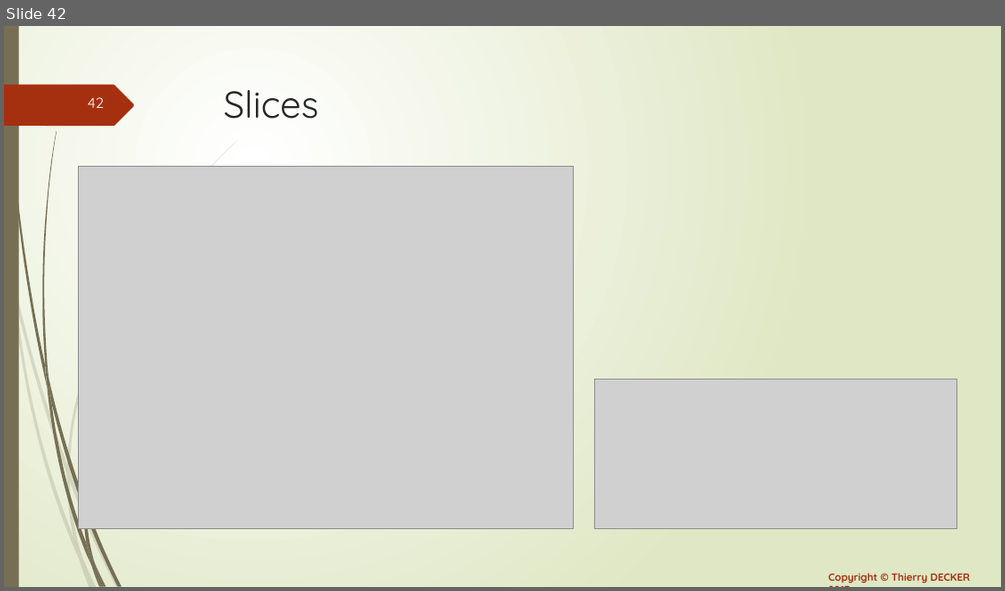
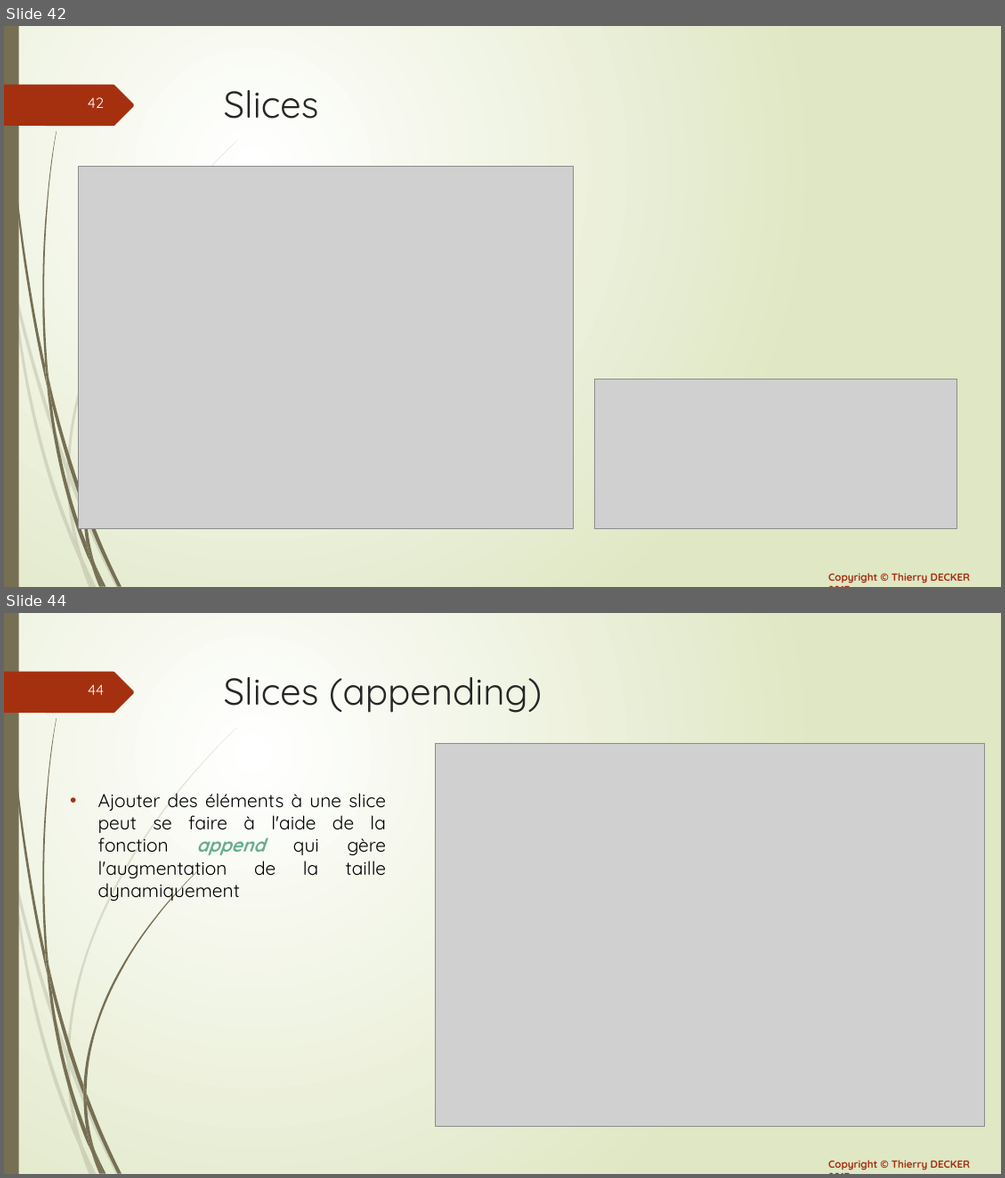
Before and after one commit to thierrydecker/learning-go, a slide deck: documentations/learning-go.pptx. Shown one above the other, each under a label of ours: slide 42 before the commit, slides 42 and 44 after it; the slides between them are not shown. The pictures are 1005x591 and 1005x1178 pixels, drawn with LibreOffice and Linux fonts; fonts in the diff are those of the drawing; grey boxes stand for pictures. Boxes give left, top, right and bottom in pixels: in the first picture for what was removed or moved away, otherwise in the second. Text is boxed around its words. In the diff, an @@ line names an element or a change of style, - is before the commit and + after.

Commit message:
Added slices-append

```diff
--- a/documentations/learning-go.pptx
+++ b/documentations/learning-go.pptx
@@ slide 44 added at box(4, 613, 1001, 1174), background gradient #FFFFFF to #DFE8C4; not listed: 24 template elements that a slide beside it also shows @@
@@ title added at box(224, 677, 542, 713), 36 pt, text #262626 @@
+Slices (appending)
@@ picture added at box(436, 743, 985, 1126) @@
@@ text added at box(98, 793, 387, 902), 18 pt, text #000000 @@
+• Ajouter des éléments à une slice peut se faire à l'aide de la fonction append qui gère l'augmentation de la taille dynamiquement
@@ freeform shape added at box(83, 870, 198, 1093), fill #766F54 @@
@@ freeform shape added at box(83, 1085, 86, 1103), fill #766F54 @@
```
Also in this commit, not shown: 3 slides changed, 2 other files.
